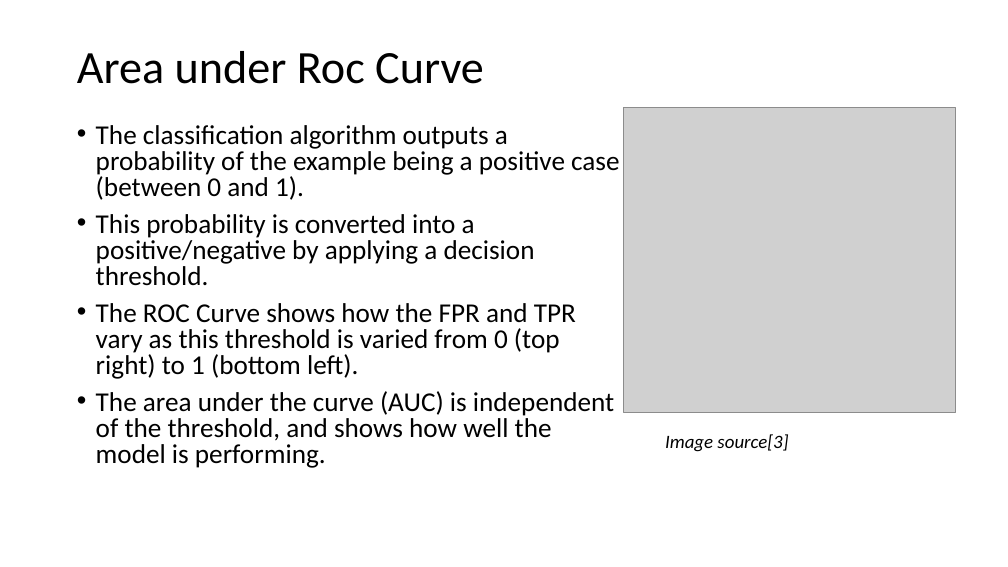
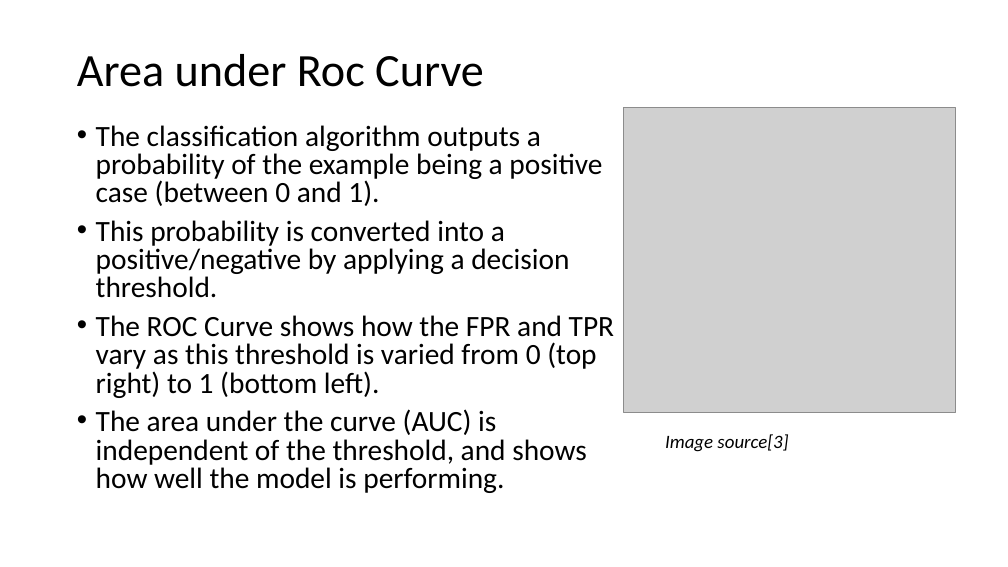
Before and after one commit to timgasser/acm_imbalanced_learning, a slide deck: slide 8 of acm_imbalance_datasets.pptx. Drawn at 1008x567 pixels with LibreOffice and Linux fonts; fonts in the diff are those of the drawing; grey boxes stand for pictures. Boxes give left, top, right and bottom in pixels: in the first picture for what was removed or moved away, otherwise in the second. Text is boxed around its words. In the diff, an @@ line names an element or a change of style, - is before the commit and + after.

```diff
--- a/acm_imbalance_datasets.pptx
+++ b/acm_imbalance_datasets.pptx
@@ text "The classification algorithm outputs a ..." at (x1=96, y1=125, x2=614, y2=493): size 25.9 to 28 pt @@
```
Also in this commit, not shown: 18 other slides changed, 5 slides added, 4 other files.
